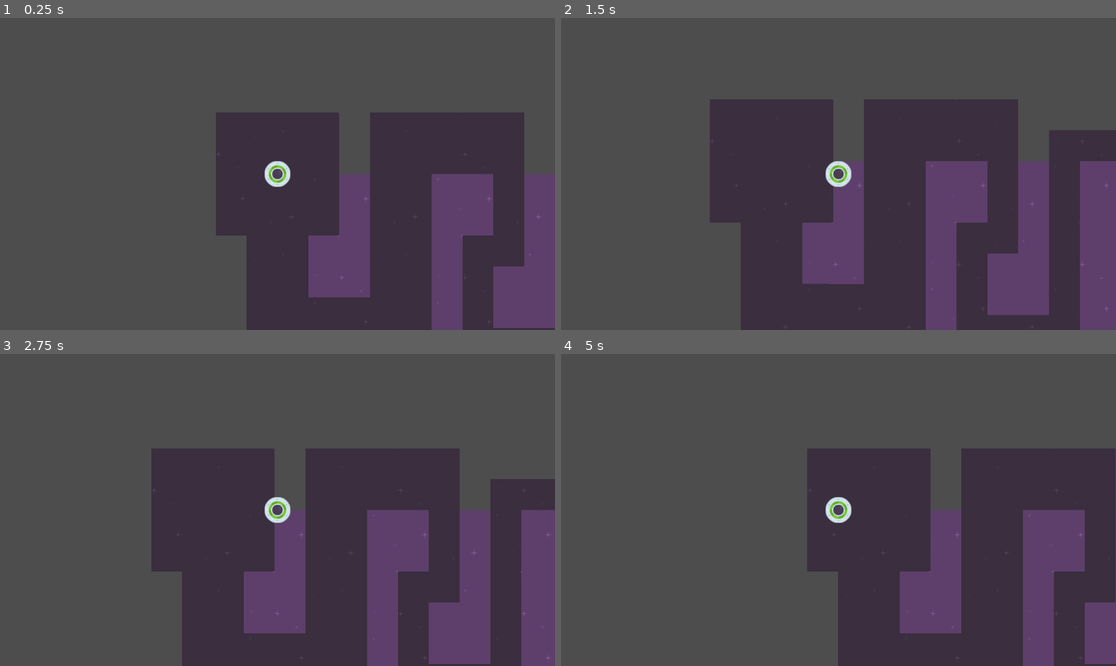
Above: before the commit, frames 1-4 (two rows, left to right).
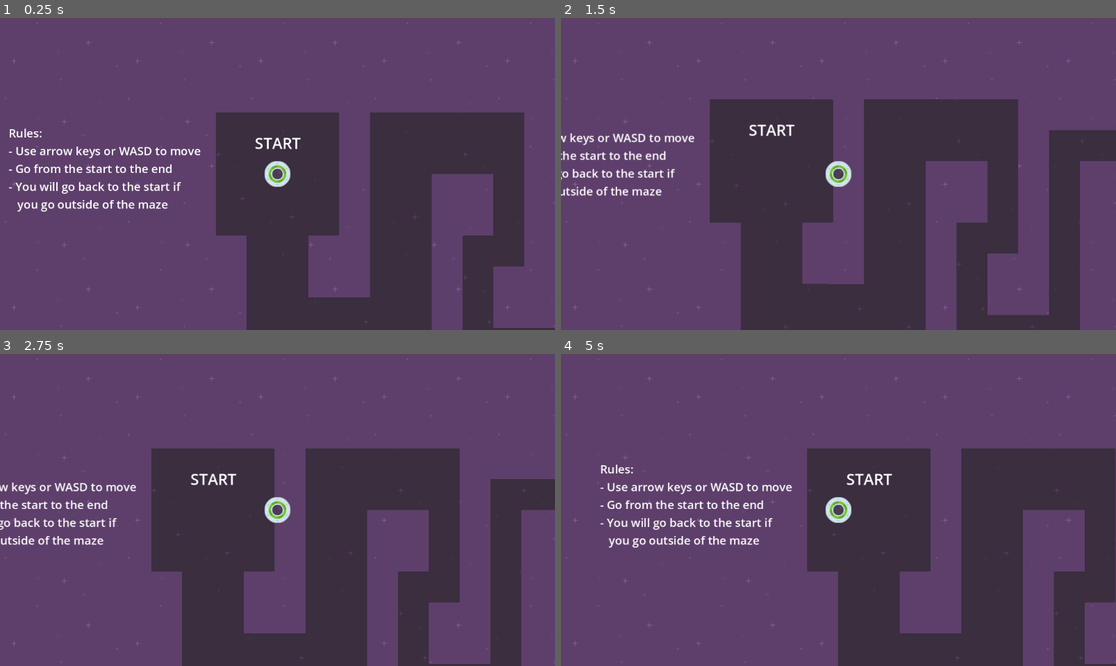
Above: after the commit, the same moments.

Repository: Qowface/learning-godot
Game: Godot game, scene res://level_1.tscn
The game is run twice, just before and just after one commit, with the same random seed, the same clock (stepped at 60 frames per second) and the same inputs.
Inputs:
- Up to frame 1 (0.25 s): no input
- Up to frame 2 (1.5 s): tap Enter at 0.5 s; hold Right (move_right) 0.53-1.28 s; hold Down (move_down) from 1.28 s (still down)
- Up to frame 3 (2.75 s): release Down (move_down) at 2.03 s; hold Right (move_right) from 2.03 s (still down)
- Up to frame 4 (5 s): release Right (move_right) at 2.78 s; hold Up (move_up) 2.78-3.53 s; hold Left (move_left) from 3.53 s (still down)

The runs differ from the first frame. In frame 1, 61% of the frame differs, in the area x 0-100%, y 0-100%; in frame 2, 51%; in frame 3, 54%; in frame 4, 64%.

Commit message:
Speedy Saucer - Set up parallax background and add text labels.

Diff:
--- a/speedy-saucer/level_1.tscn
+++ b/speedy-saucer/level_1.tscn
@@ -1,19 +1,63 @@
-[gd_scene load_steps=5 format=3 uid="uid://bpy68kljilwd3"]
+[gd_scene load_steps=7 format=3 uid="uid://bpy68kljilwd3"]
 
 [ext_resource type="Texture2D" uid="uid://c0sbc7fb4qyt1" path="res://purple.png" id="1_0jpdw"]
 [ext_resource type="Script" path="res://level.gd" id="1_glnmy"]
 [ext_resource type="PackedScene" uid="uid://dmv5awkvbp1bb" path="res://player.tscn" id="2_7xwet"]
 [ext_resource type="PackedScene" uid="uid://jwv62nm6vo4f" path="res://maze.tscn" id="3_o742p"]
 
+[sub_resource type="LabelSettings" id="LabelSettings_tgqal"]
+font_size = 32
+
+[sub_resource type="LabelSettings" id="LabelSettings_pg6da"]
+font_size = 24
+
 [node name="Level1" type="Node2D"]
 script = ExtResource("1_glnmy")
 
-[node name="Background" type="TextureRect" parent="."]
-z_index = -100
-offset_right = 1152.0
-offset_bottom = 648.0
+[node name="Graphics" type="Node" parent="."]
+
+[node name="CanvasLayer" type="CanvasLayer" parent="Graphics"]
+layer = -10
+
+[node name="Background" type="TextureRect" parent="Graphics/CanvasLayer"]
+anchors_preset = 15
+anchor_right = 1.0
+anchor_bottom = 1.0
+grow_horizontal = 2
+grow_vertical = 2
 texture = ExtResource("1_0jpdw")
 stretch_mode = 1
+
+[node name="StartLabel" type="Label" parent="Graphics"]
+z_index = -25
+offset_left = -47.0
+offset_top = -87.0
+offset_right = 48.0
+offset_bottom = -42.0
+text = "START"
+label_settings = SubResource("LabelSettings_tgqal")
+
+[node name="EndLabel" type="Label" parent="Graphics"]
+z_index = -25
+offset_left = 831.0
+offset_top = -58.0
+offset_right = 926.0
+offset_bottom = -13.0
+text = "END"
+label_settings = SubResource("LabelSettings_tgqal")
+
+[node name="Tutorial" type="Label" parent="Graphics"]
+z_index = -25
+offset_left = -558.0
+offset_top = -102.0
+offset_right = -104.0
+offset_bottom = 80.0
+text = "Rules:
+- Use arrow keys or WASD to move
+- Go from the start to the end
+- You will go back to the start if
+   you go outside of the maze"
+label_settings = SubResource("LabelSettings_pg6da")
 
 [node name="Player" parent="." instance=ExtResource("2_7xwet")]
 
